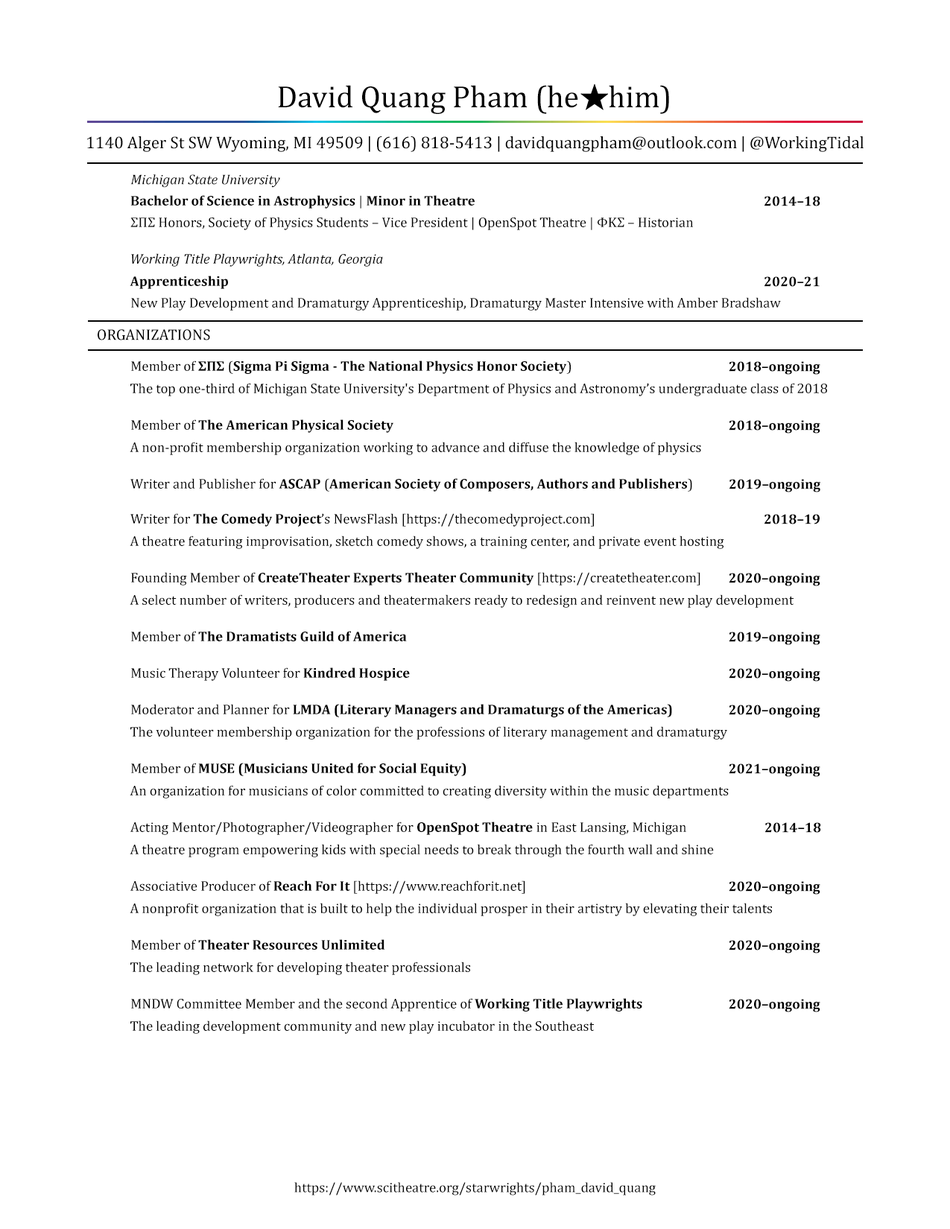
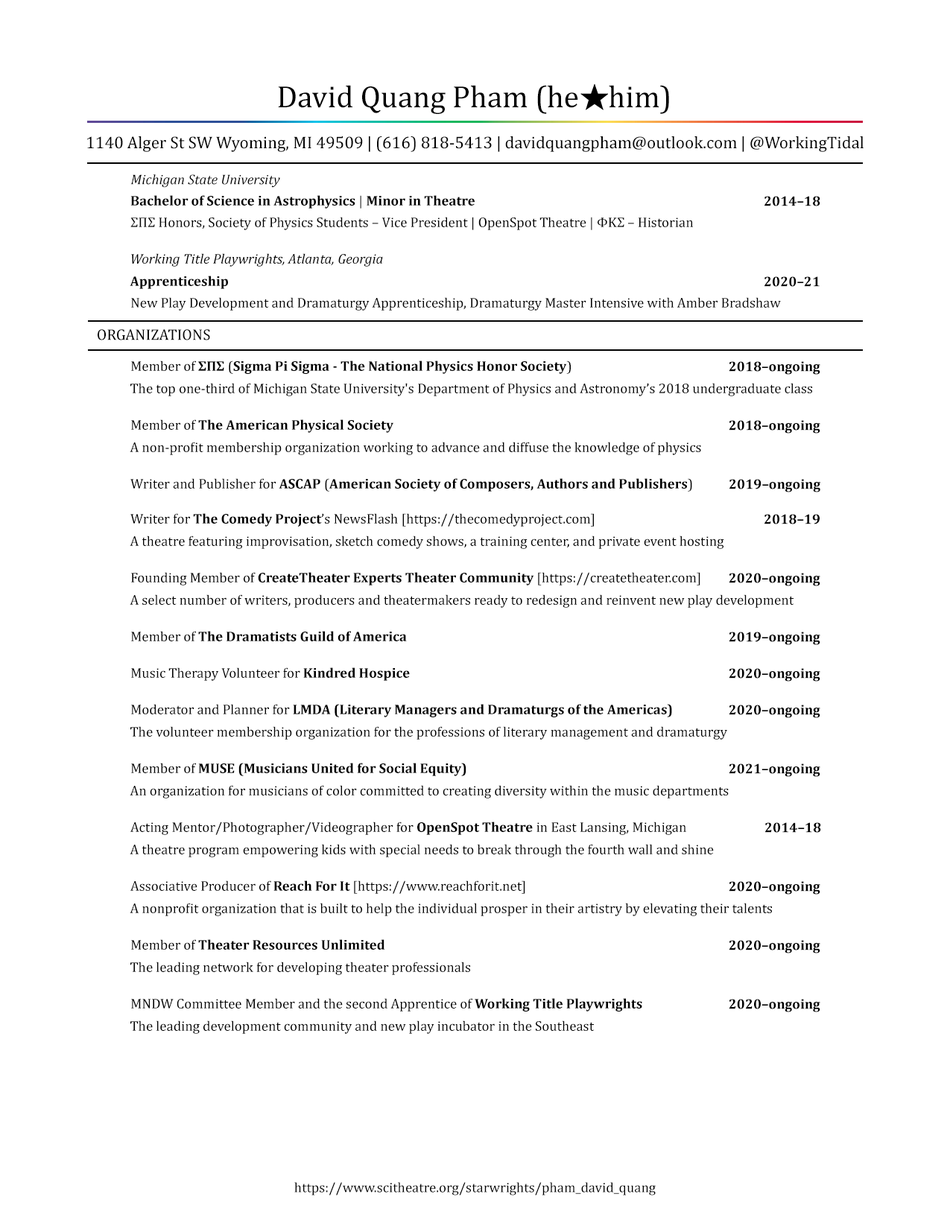
The second (950, 1229) image is a revision of the first. Changes to its layers:
painted on "The top one-third of Michigan State University's Department of" over [658, 382, 827, 397]
